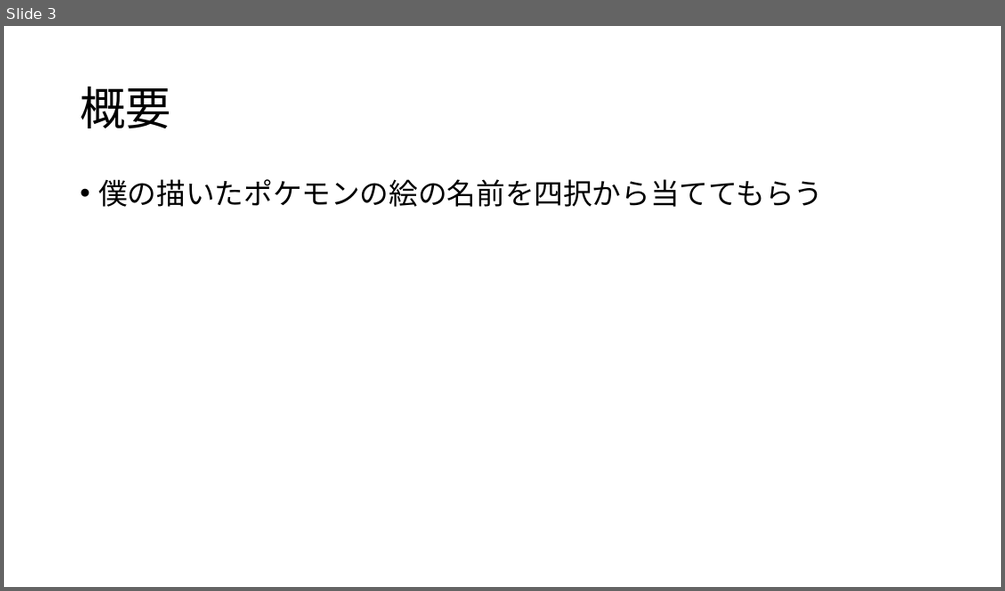
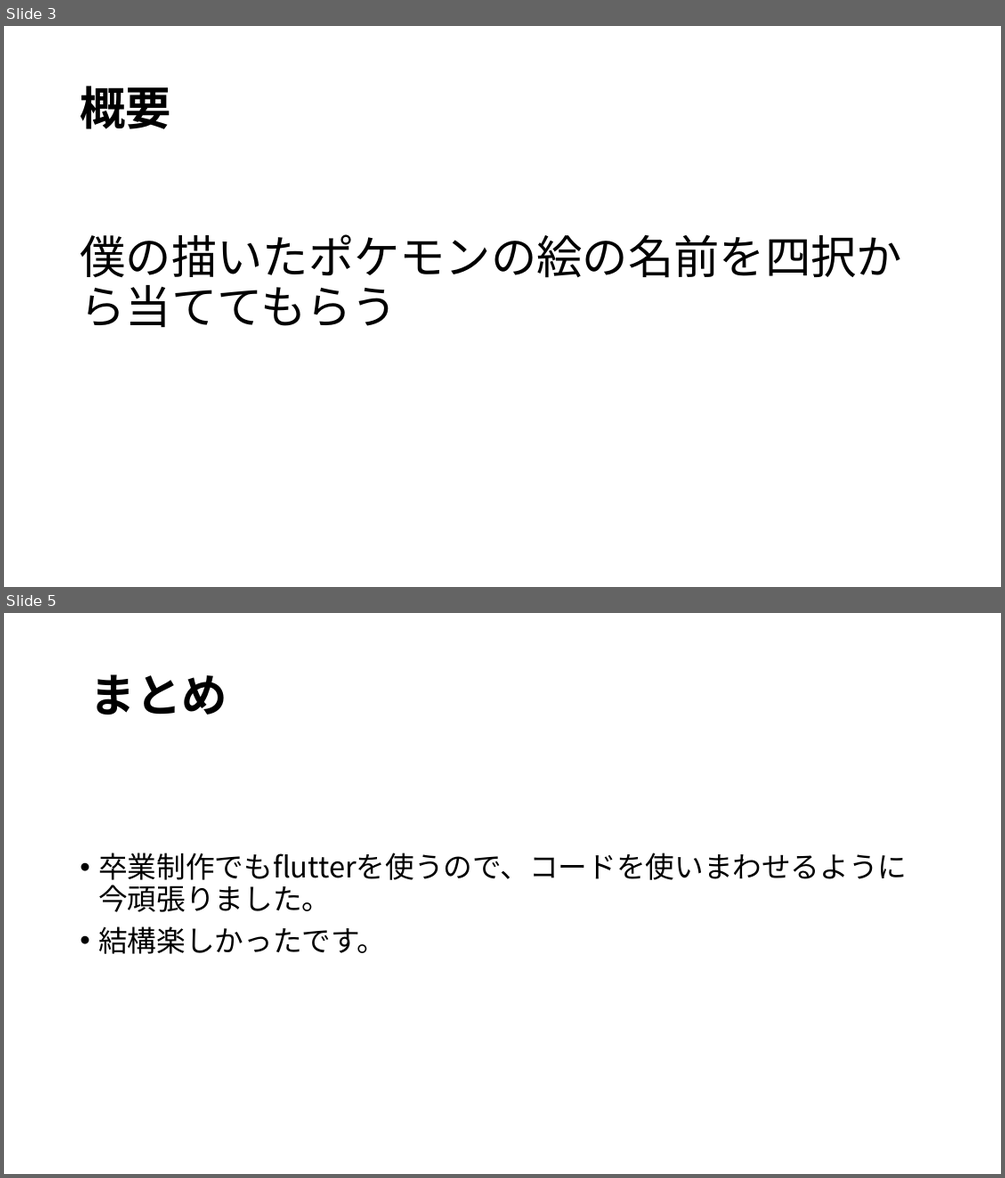
Before and after one commit to kantaaaaaa/Pokemon_Quiz, a slide deck: ポケモンクイズ_木原寛太.pptx. Shown one above the other, each under a label of ours: slide 3 before the commit, slides 3 and 5 after it; the slides between them are not shown. The pictures are 1005x591 and 1005x1178 pixels, drawn with LibreOffice and Linux fonts; fonts in the diff are those of the drawing. Boxes give left, top, right and bottom in pixels: in the first picture for what was removed or moved away, otherwise in the second. Text is boxed around its words. In the diff, an @@ line names an element or a change of style, - is before the commit and + after.

Commit message:
一応完成。コードぐちゃぐちゃです。

```diff
--- a/ポケモンクイズ_木原寛太.pptx
+++ b/ポケモンクイズ_木原寛太.pptx
@@ slide 5 added at (x1=4, y1=613, x2=1001, y2=1174), background #FFFFFF @@
@@ title added at (x1=90, y1=674, x2=227, y2=714), 44 pt, text #000000, bold @@
+まとめ
@@ text added at (x1=98, y1=852, x2=906, y2=954), 28 pt, text #000000 @@
+• 卒業制作でもflutterを使うので、コードを使いまわせるように今頑張りました。
+• 結構楽しかったです。
@@ slide 3 changed as well @@
@@ title "概要" at (x1=80, y1=86, x2=171, y2=129): bold on @@
@@ text "僕の描いたポケモンの絵の名前を四択から当ててもらう" moved from (x1=98, y1=179, x2=823, y2=207) to (x1=80, y1=234, x2=902, y2=327) @@
@@ text "僕の描いたポケモンの絵の名前を四択から当ててもらう" at (x1=80, y1=234, x2=902, y2=327): size 28 to 44 pt; bullet • to none @@
```
Also in this commit, not shown: 2 other slides changed, 1 other slide added, 18 other files.
